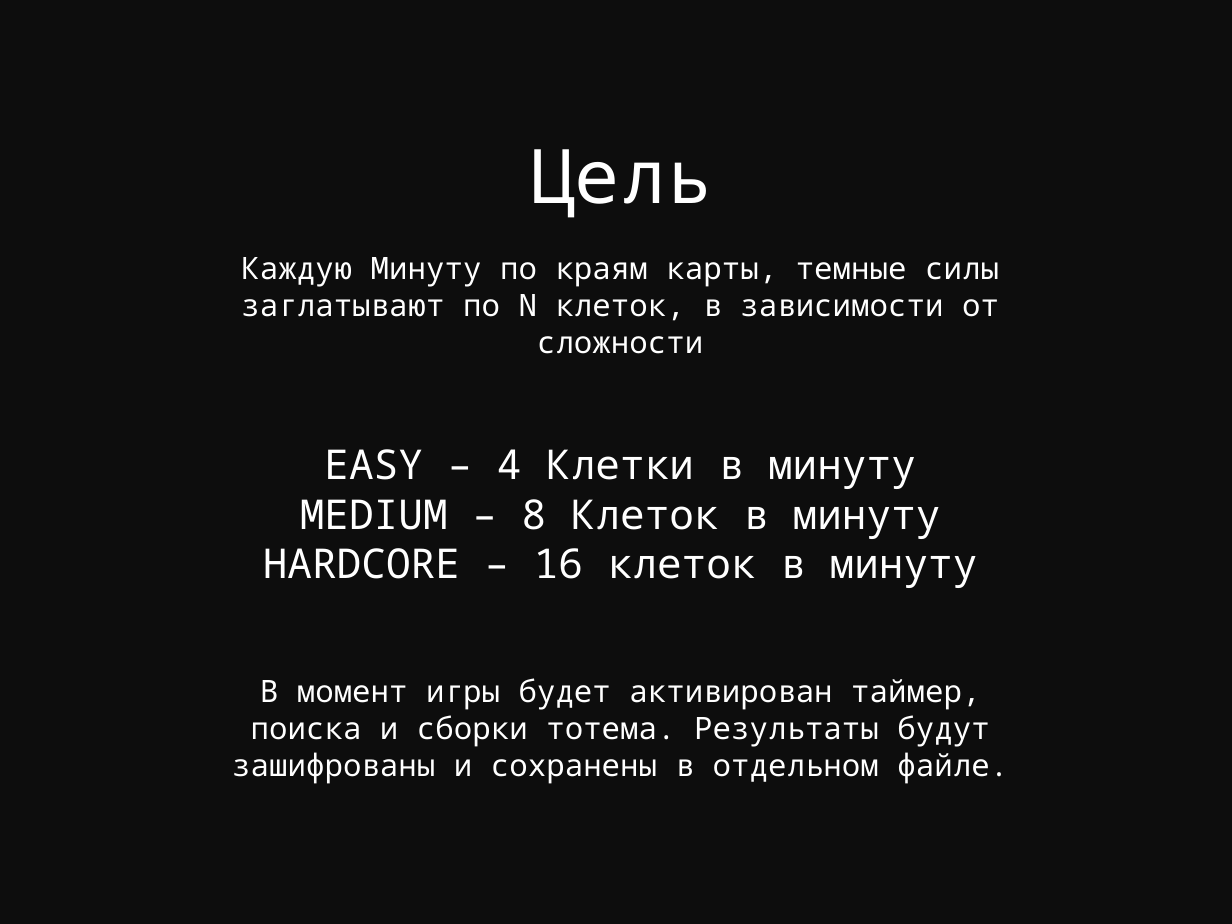
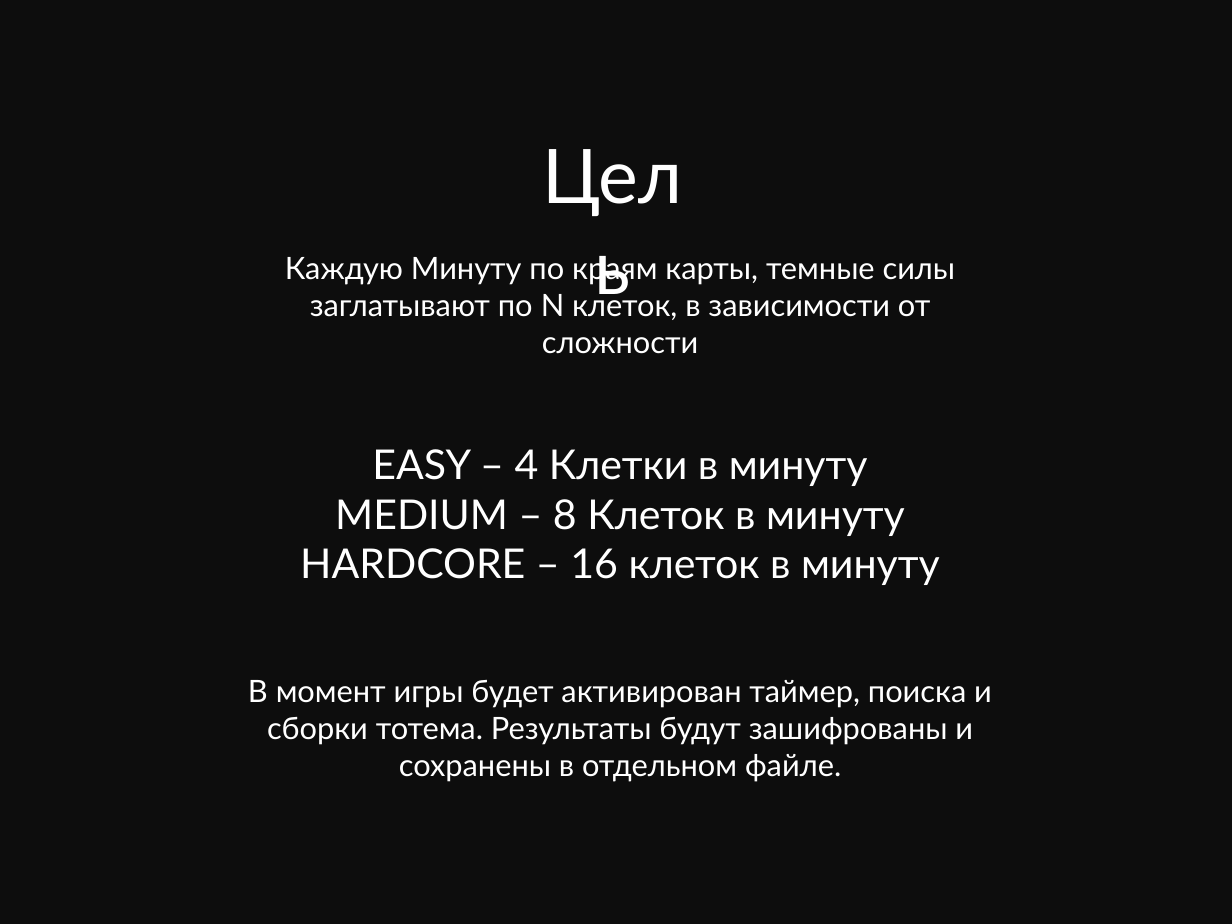
Before and after one commit to evilrise7/hostage, a slide deck: slide 5 of yandex_project_game.pptx. Drawn at 1232x924 pixels with LibreOffice and Linux fonts; fonts in the diff are those of the drawing. Boxes give left, top, right and bottom in pixels: in the first picture for what was removed or moved away, otherwise in the second. Text is boxed around its words. In the diff, an @@ line names an element or a change of style, - is before the commit and + after.

```diff
--- a/yandex_project_game.pptx
+++ b/yandex_project_game.pptx
@@ font Noto Sans Mono to Lato in 4 elements at [285,256,956,354], [300,449,940,585], [514,122,711,225], [248,680,992,782] @@
```
Also in this commit, not shown: 9 other slides changed, 6 slides added, 1 other file.
